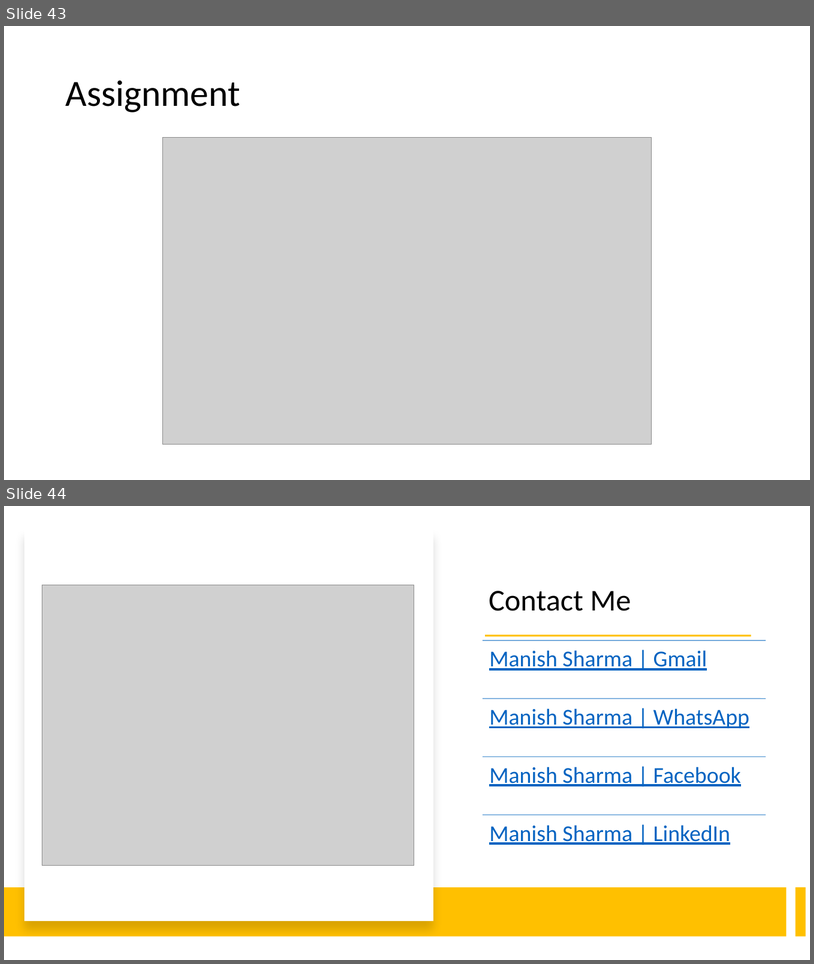
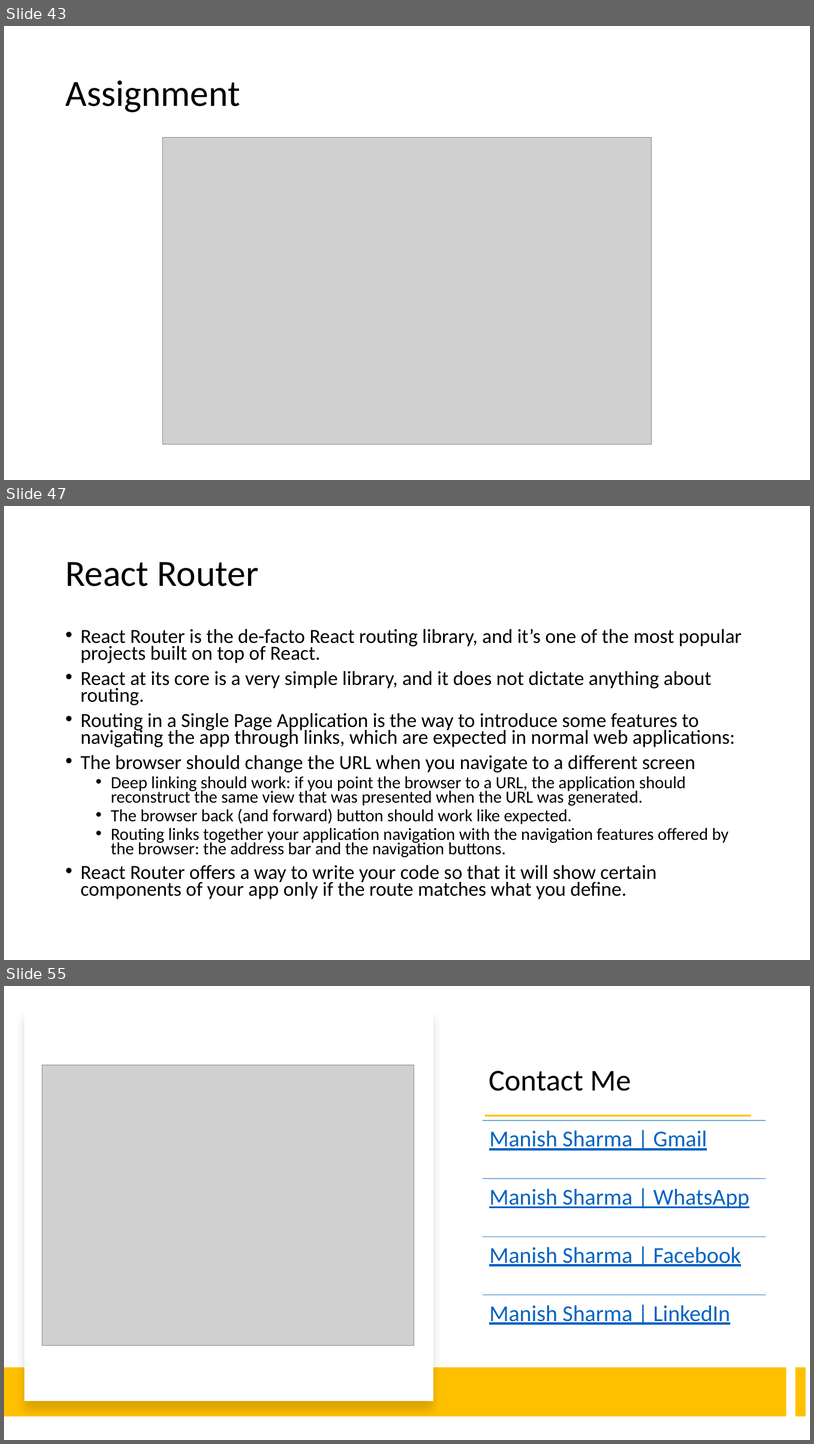
Before and after one commit to manishvbn/ReactJS_WE_Jun22, a slide deck: Notes/React.pptx. Shown one above the other, each under a label of ours: slides 43 and 44 before the commit, slides 43, 47 and 55 after it; the slides between them are not shown. The pictures are 814x964 and 814x1444 pixels, drawn with LibreOffice and Linux fonts; fonts in the diff are those of the drawing; grey boxes stand for pictures. Boxes give left, top, right and bottom in pixels: in the first picture for what was removed or moved away, otherwise in the second. Text is boxed around its words. In the diff, an @@ line names an element or a change of style, - is before the commit and + after.

```diff
--- a/Notes/React.pptx
+++ b/Notes/React.pptx
@@ slide 47 added at (4, 506, 810, 960), background #FFFFFF @@
@@ title added at (65, 562, 258, 586), 44 pt, text #000000 @@
+React Router
@@ text added at (81, 628, 742, 899), 23.8 pt, text #000000 @@
+• React Router is the de-facto React routing library, and it’s one of the most popular projects built on top of React.
+• React at its core is a very simple library, and it does not dictate anything about routing.
+• Routing in a Single Page Application is the way to introduce some features to navigating the app through links, which are expected in normal web applications:
+• The browser should change the URL when you navigate to a different screen
+  • Deep linking should work: if you point the browser to a URL, the application should reconstruct the same view that was presented when the URL was generated.
+  • The browser back (and forward) button should work like expected.
+  • Routing links together your application navigation with the navigation features offered by the browser: the address bar and the navigation buttons.
+• React Router offers a way to write your code so that it will show certain components of your app only if the route matches what you define.
@@ what was slide 44 is now slide 55 @@
```
Also in this commit, not shown: 10 other slides added.
